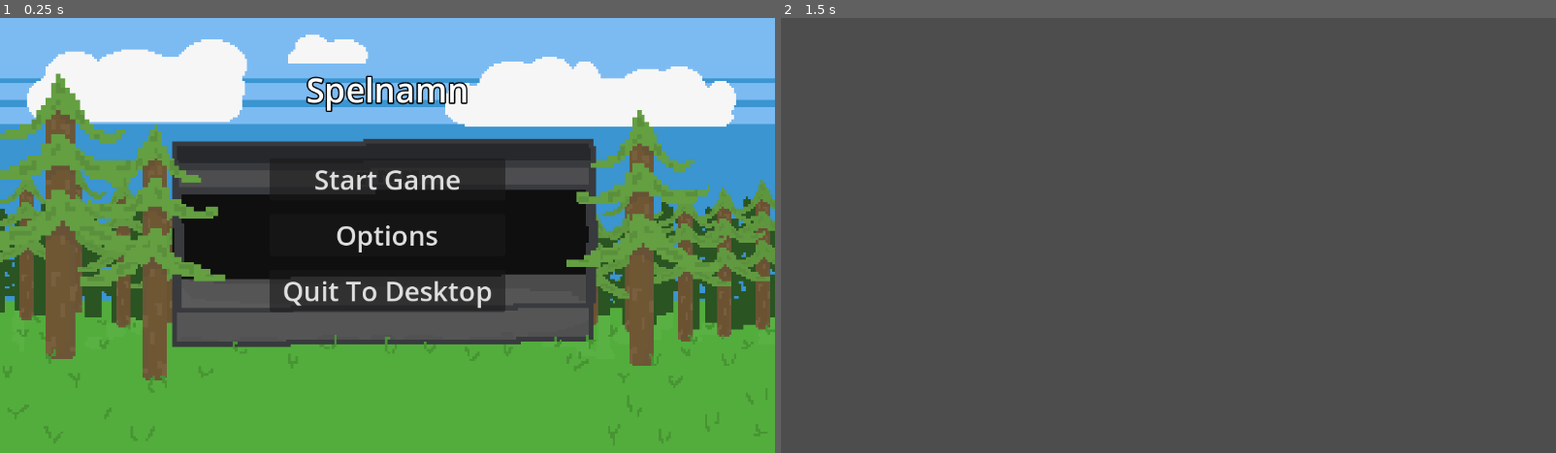
Above: before the commit, frames 1-2 (left to right).
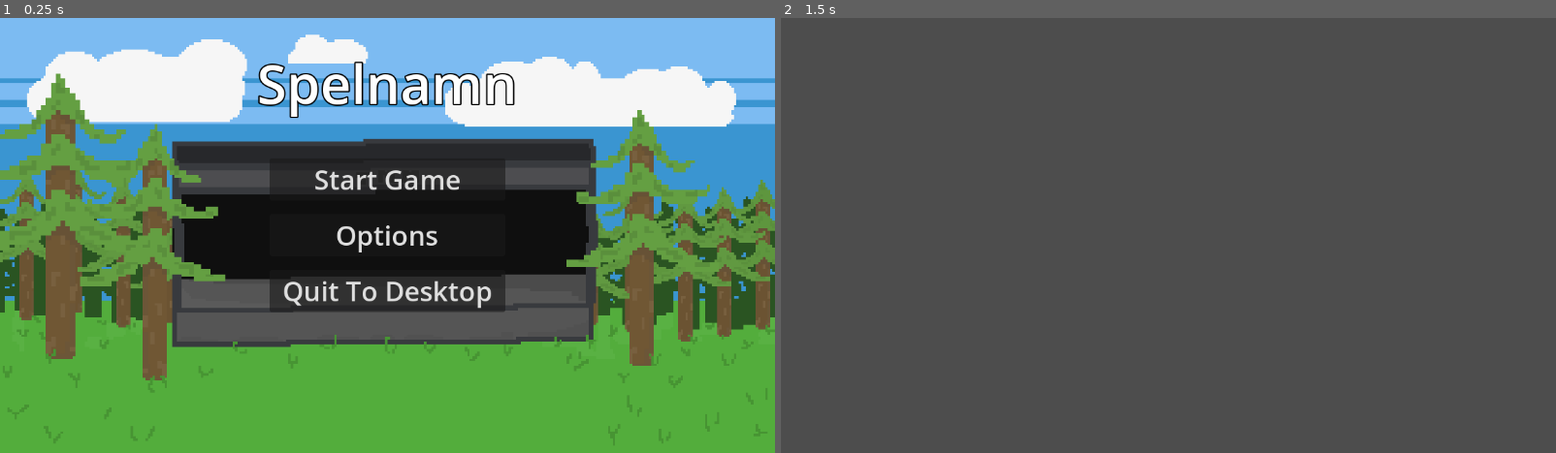
Above: after the commit, the same moments.

Repository: Goldstar32/TMMGame
Game: Godot game, scene res://Scenes/main_menu.tscn
Same seed, same stepped clock (60 frames per second), same inputs: the game is played once before the commit and once after it.
Inputs:
- Up to frame 1 (0.25 s): no input
- Up to frame 2 (1.5 s): click "Start Game" at 0.5 s; tap Enter at 1.25 s

The runs differ from the first frame. In frame 1, 1.8% of the frame differs, in the area x 33-67%, y 10-24%; in frame 2, nothing differs.

Commit message:
Ändrad textstorlek

Diff:
--- a/Scenes/main_menu.tscn
+++ b/Scenes/main_menu.tscn
@@ -35,7 +35,7 @@
 
 [node name="VBoxContainer" type="VBoxContainer" parent="MarginContainer"]
 layout_mode = 2
-theme_override_constants/separation = 60
+theme_override_constants/separation = 30
 
 [node name="Seperator" type="Control" parent="MarginContainer/VBoxContainer"]
 layout_mode = 2
@@ -47,7 +47,7 @@
 theme_override_constants/shadow_offset_y = 0
 theme_override_constants/outline_size = 8
 theme_override_constants/shadow_outline_size = 0
-theme_override_font_sizes/font_size = 50
+theme_override_font_sizes/font_size = 80
 text = "Spelnamn"
 horizontal_alignment = 1
 
